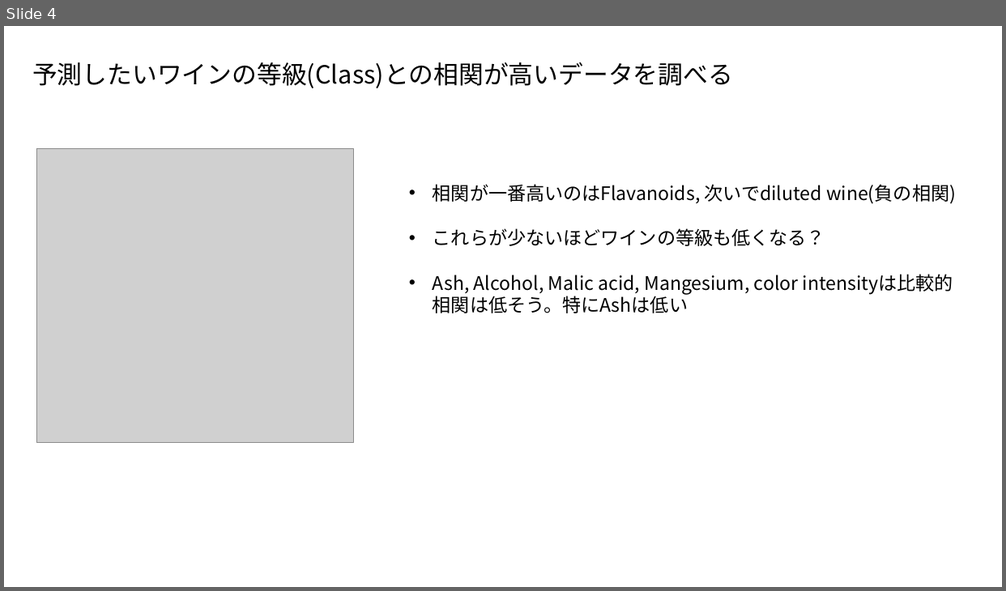
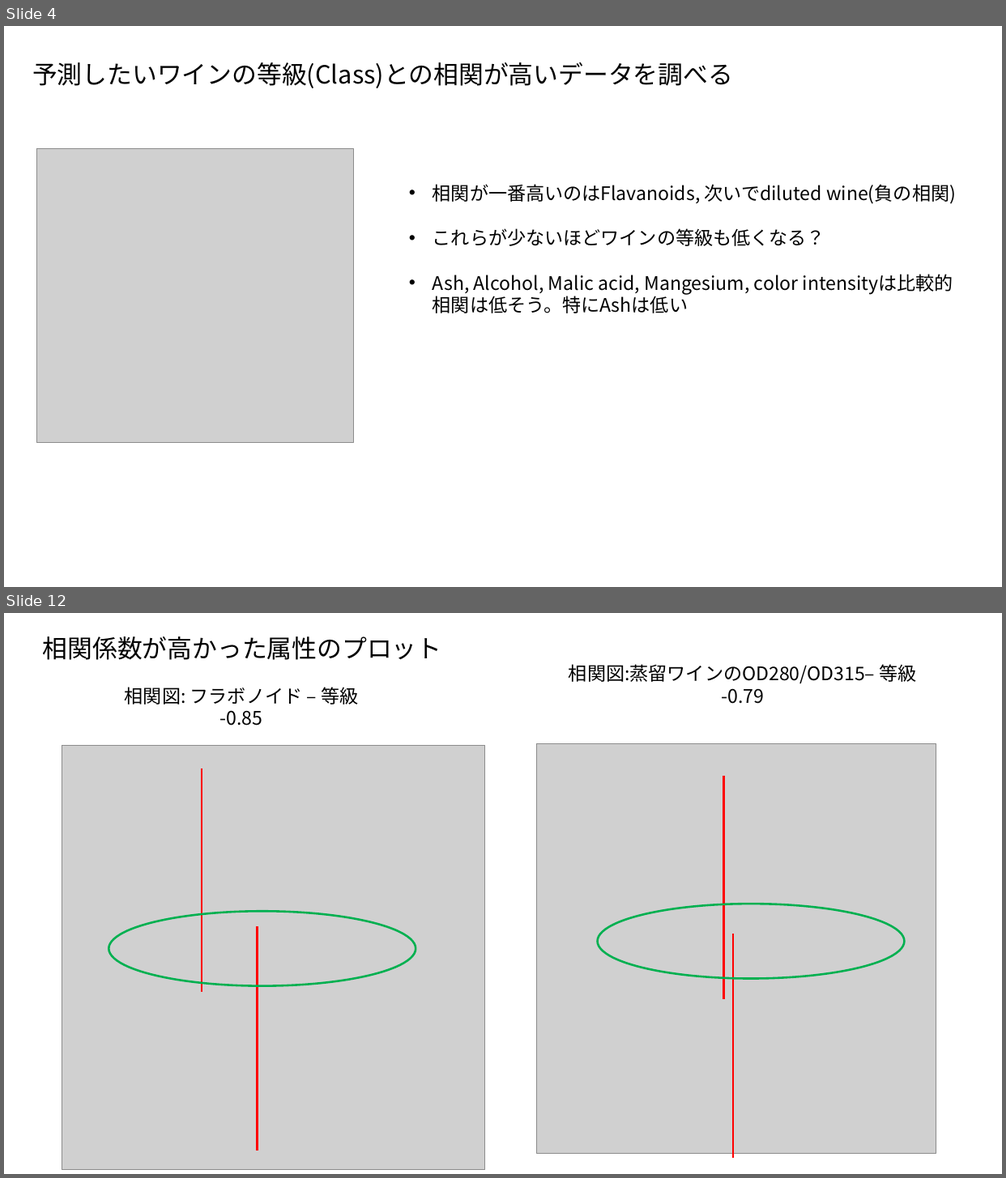
Before and after one commit to ShisatoYano/PythonPrograms, a slide deck: Analysis_Origine_Wine/Report.pptx. Shown one above the other, each under a label of ours: slide 4 before the commit, slides 4 and 12 after it; the slides between them are not shown. The pictures are 1006x591 and 1006x1178 pixels, drawn with LibreOffice and Linux fonts; fonts in the diff are those of the drawing; grey boxes stand for pictures. Boxes give left, top, right and bottom in pixels: in the first picture for what was removed or moved away, otherwise in the second. Text is boxed around its words. In the diff, an @@ line names an element or a change of style, - is before the commit and + after.

```diff
--- a/Analysis_Origine_Wine/Report.pptx
+++ b/Analysis_Origine_Wine/Report.pptx
@@ slide 12 added at (4,613,1002,1174), background #FFFFFF @@
@@ text added at (43,636,442,660), 24 pt, text #000000 @@
+相関係数が高かった属性のプロット
@@ text added at (569,664,917,704), 18 pt, text #000000 @@
+相関図:蒸留ワインのOD280/OD315– 等級
+-0.79
@@ text added at (125,687,358,726), 18 pt, text #000000 @@
+相関図: フラボノイド – 等級
+-0.85
@@ picture added at (62,746,485,1170) @@
@@ picture added at (537,744,936,1154) @@
@@ line added from (202, 769) to (202, 993), #FF0000 2 pt @@
@@ line added from (724, 776) to (724, 1000), #FF0000 2 pt @@
@@ ellipse added at (108,912,415,986), outline #00B050 2 pt @@
@@ line added from (257, 926) to (257, 1151), #FF0000 2 pt @@
@@ ellipse added at (598,905,905,979), outline #00B050 2 pt @@
@@ line added from (733, 934) to (733, 1158), #FF0000 2 pt @@
```
Also in this commit, not shown: 23 other slides added, 7 other files.
